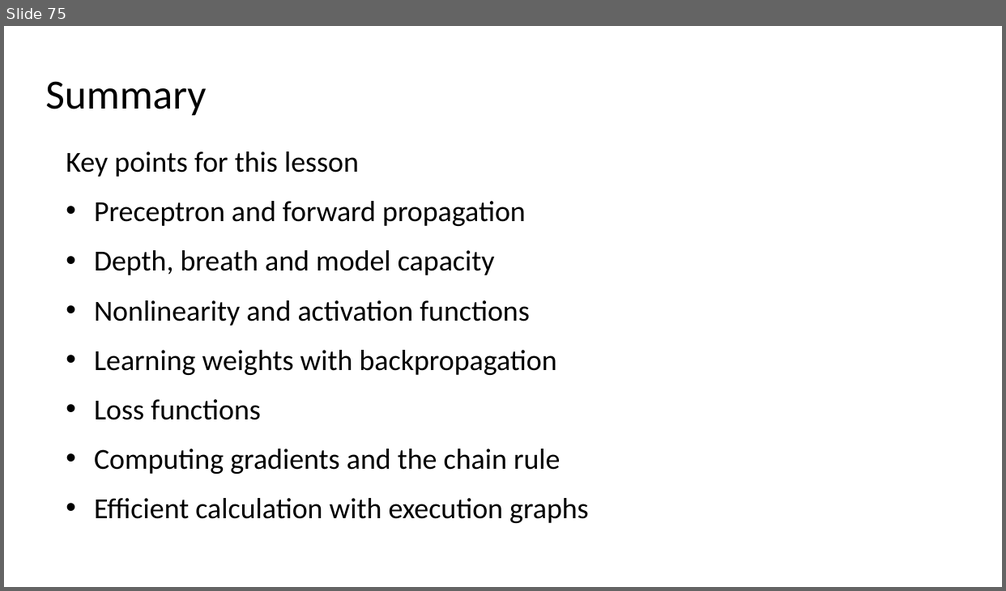
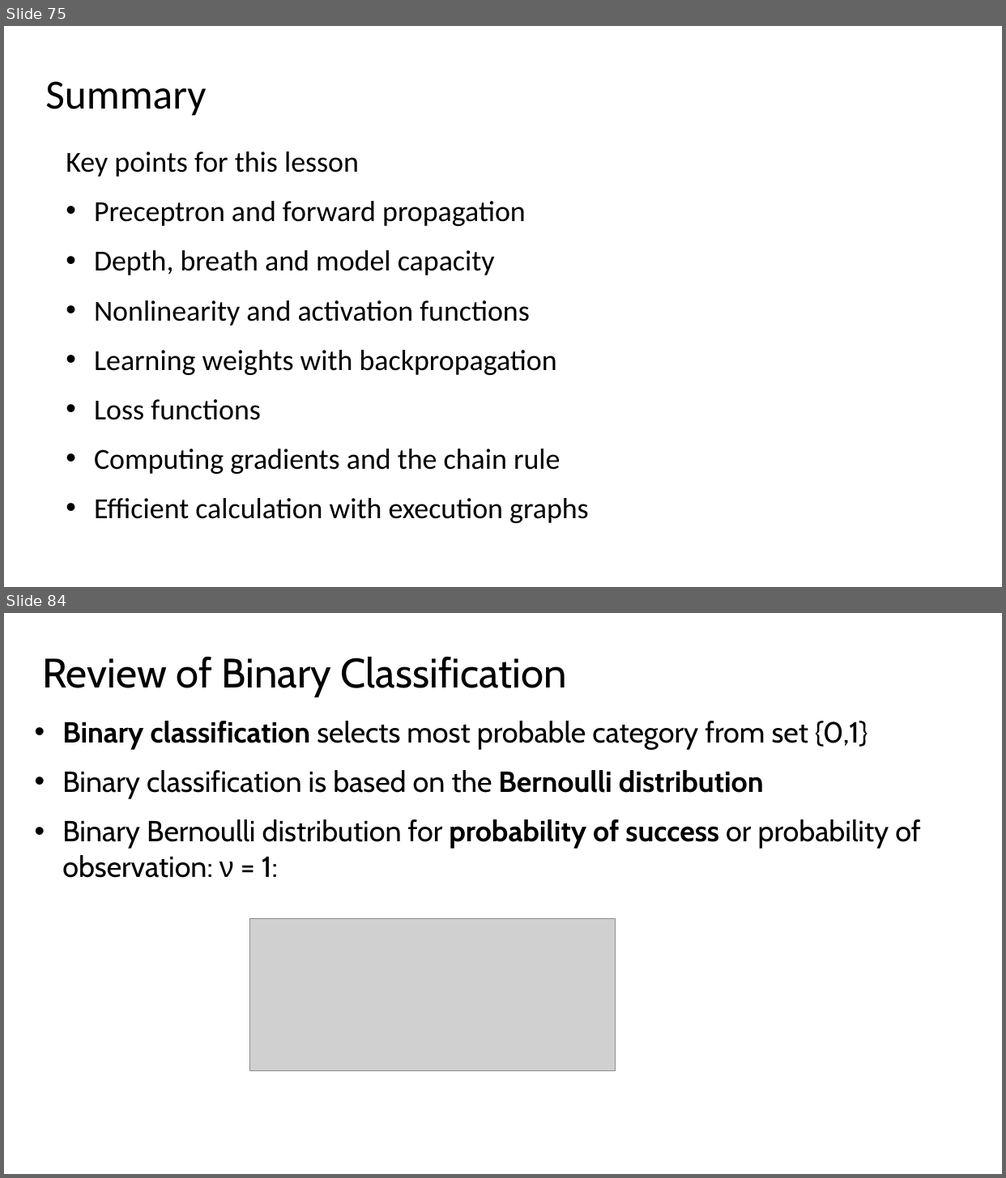
Before and after one commit to StephenElston/MachineLearning530, a slide deck: Lesson1/1_BuildingBlocksOfDeepLearning.pptx. Shown one above the other, each under a label of ours: slide 75 before the commit, slides 75 and 84 after it; the slides between them are not shown. The pictures are 1006x591 and 1006x1178 pixels, drawn with LibreOffice and Linux fonts; fonts in the diff are those of the drawing; grey boxes stand for pictures. Boxes give left, top, right and bottom in pixels: in the first picture for what was removed or moved away, otherwise in the second. Text is boxed around its words. In the diff, an @@ line names an element or a change of style, - is before the commit and + after.

Commit message:
Added multi-class classification slides to deck

```diff
--- a/Lesson1/1_BuildingBlocksOfDeepLearning.pptx
+++ b/Lesson1/1_BuildingBlocksOfDeepLearning.pptx
@@ slide 84 added at (4,613,1002,1174), background #FFFFFF @@
@@ title added at (42,657,567,696), 39.6 pt, text #000000 @@
+Review of Binary Classification
@@ text added at (62,721,920,878), 28 pt, text #000000 @@
+• Binary classification selects most probable category from set {0,1}
+• Binary classification is based on the Bernoulli distribution
+• Binary Bernoulli distribution for probability of success or probability of observation: ν = 1:
@@ picture added at (249,919,615,1071) @@
```
Also in this commit, not shown: 25 other slides added.
